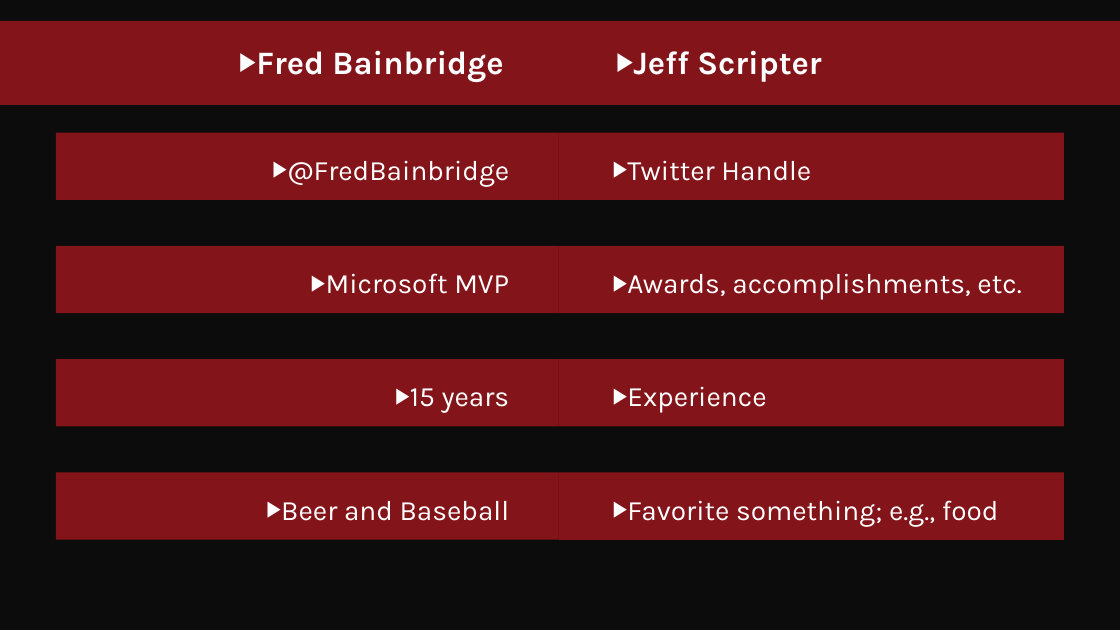
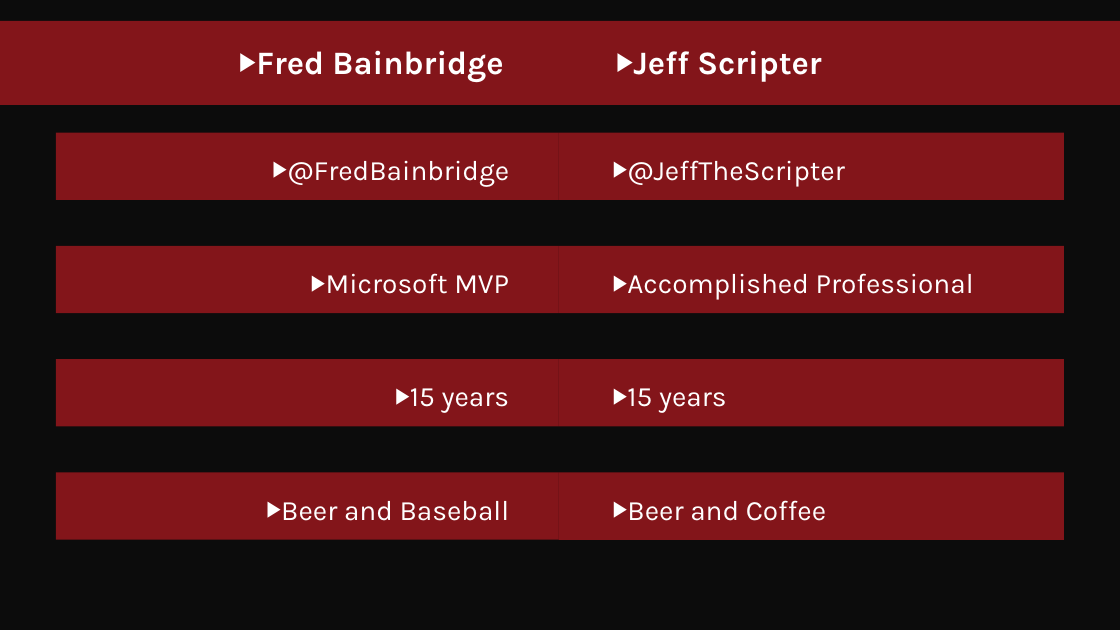
Before and after one commit to fredbainbridge/CustomPSScriptAnalyzerRules, a slide deck: slide 2 of PowerShell Script Analyzer Rules.pptx. Drawn at 1120x630 pixels with LibreOffice and Linux fonts; fonts in the diff are those of the drawing; background and template pictures are left out. Boxes give left, top, right and bottom in pixels: in the first picture for what was removed or moved away, otherwise in the second. Text is boxed around its words. In the diff, an @@ line names an element or a change of style, - is before the commit and + after.

```diff
--- a/PowerShell Script Analyzer Rules.pptx
+++ b/PowerShell Script Analyzer Rules.pptx
@@ text at <box>627,160,845,186</box>: text changed @@
-▶ Twitter Handle
+▶ @JeffTheScripter
@@ text at <box>627,273,974,300</box>: text changed @@
-▶ Awards, accomplishments, etc.
+▶ Accomplished Professional
@@ text at <box>627,388,727,413</box>: text changed @@
-▶ Experience
+▶ 15 years
@@ text at <box>627,500,826,521</box>: text changed @@
-▶ Favorite something; e.g., food
+▶ Beer and Coffee
```
Also in this commit, not shown: 1 other slide changed, 4 other files.
